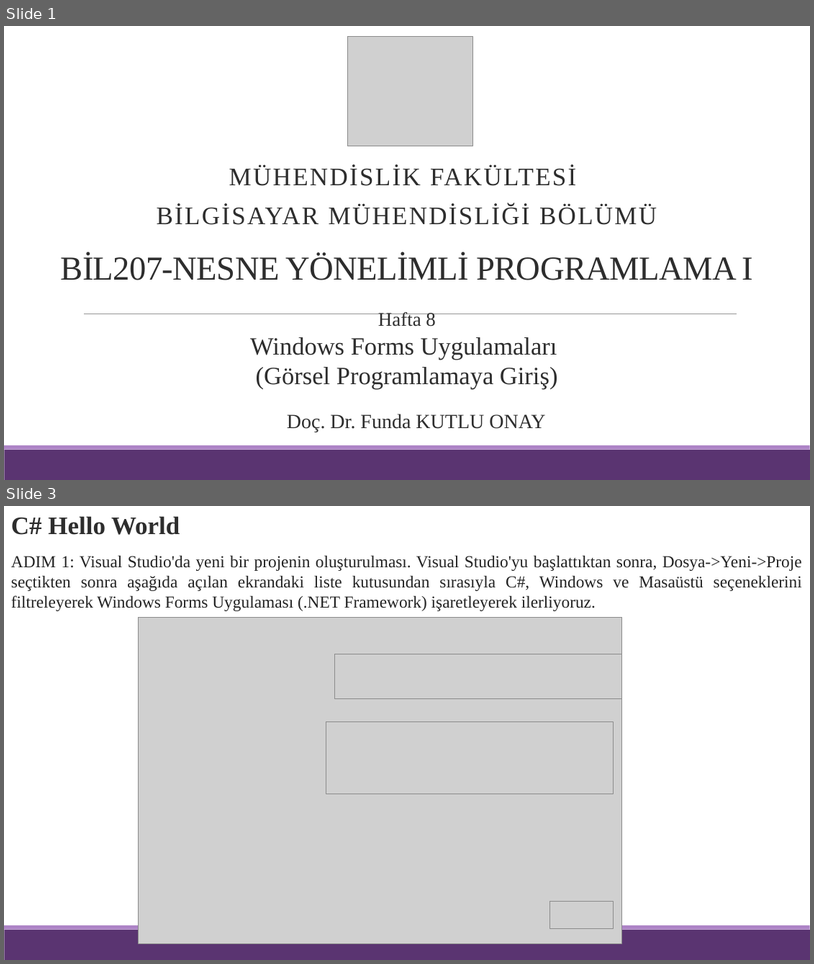
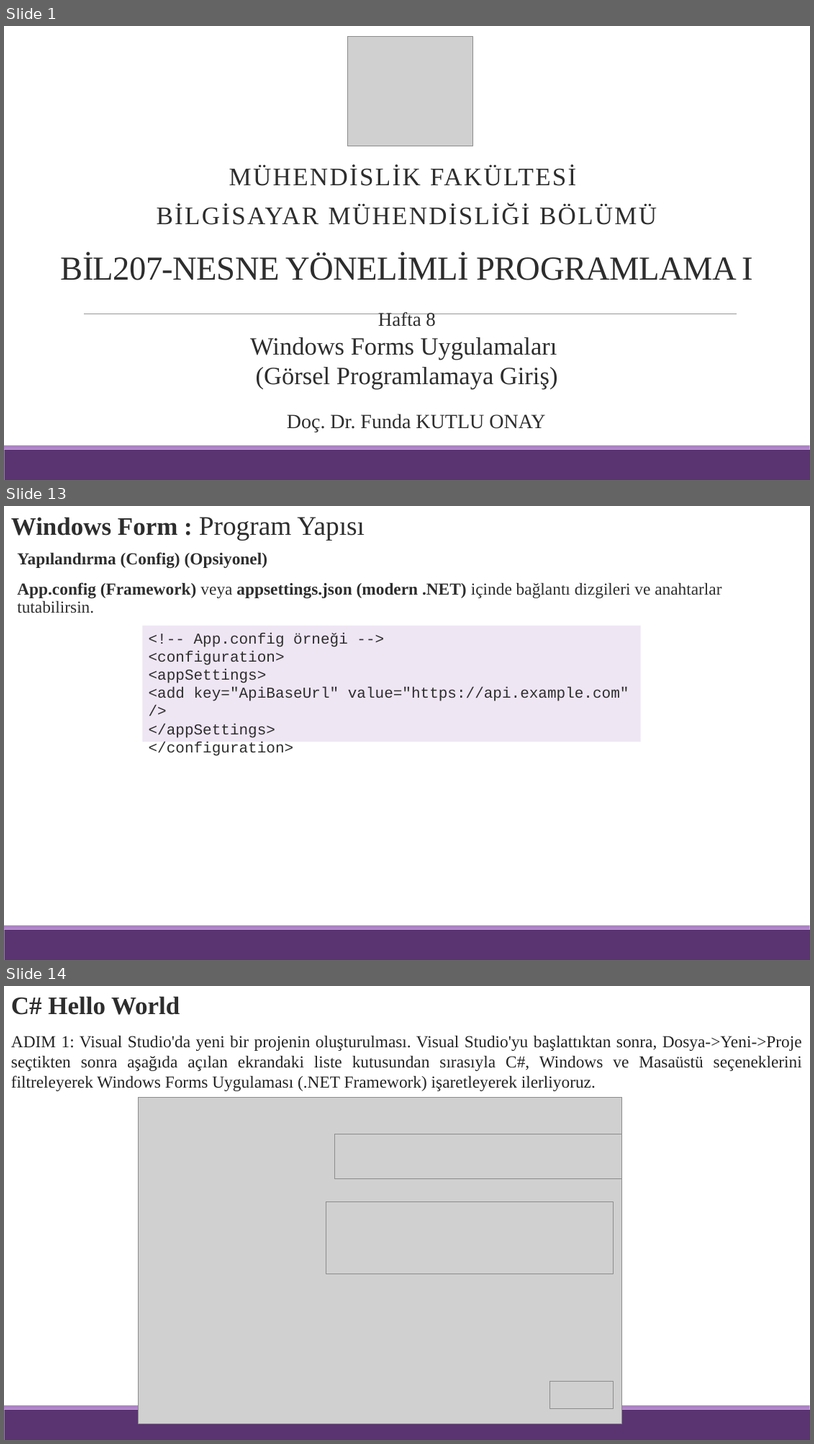
Before and after one commit to funkut/BM0207-BIL207-Ders-Notlar-, a slide deck: Hafta 8.pptx. Shown one above the other, each under a label of ours: slides 1 and 3 before the commit, slides 1, 13 and 14 after it; the slides between them are not shown. The pictures are 814x964 and 814x1444 pixels, drawn with LibreOffice and Linux fonts; fonts in the diff are those of the drawing; grey boxes stand for pictures. Boxes give left, top, right and bottom in pixels: in the first picture for what was removed or moved away, otherwise in the second. Text is boxed around its words. In the diff, an @@ line names an element or a change of style, - is before the commit and + after.

```diff
--- a/Hafta 8.pptx
+++ b/Hafta 8.pptx
@@ slide 13 added at <box>4,506,810,960</box>, background #FFFFFF; not listed: 2 template elements that a slide beside it also shows @@
@@ text added at <box>11,517,365,540</box>, 32 pt, text #2D2D2D @@
+Windows Form : Program Yapısı
@@ text added at <box>17,552,722,613</box>, 20 pt, text #2D2D2D, bold @@
+  Yapılandırma (Config) (Opsiyonel)
+  App.config (Framework) veya appsettings.json (modern .NET) içinde bağlantı dizgileri ve anahtarlar tutabilirsin.
@@ rectangle added at <box>142,626,641,742</box>, fill #EFE6F4, 18 pt, text #2D2D2D @@
+<!-- App.config örneği -->
+<configuration>
+<appSettings>
+<add key="ApiBaseUrl" value="https://api.example.com" />
+</appSettings>
+</configuration>
@@ what was slide 3 is now slide 14 @@
```
Also in this commit, not shown: 1 slide changed, 10 other slides added.
